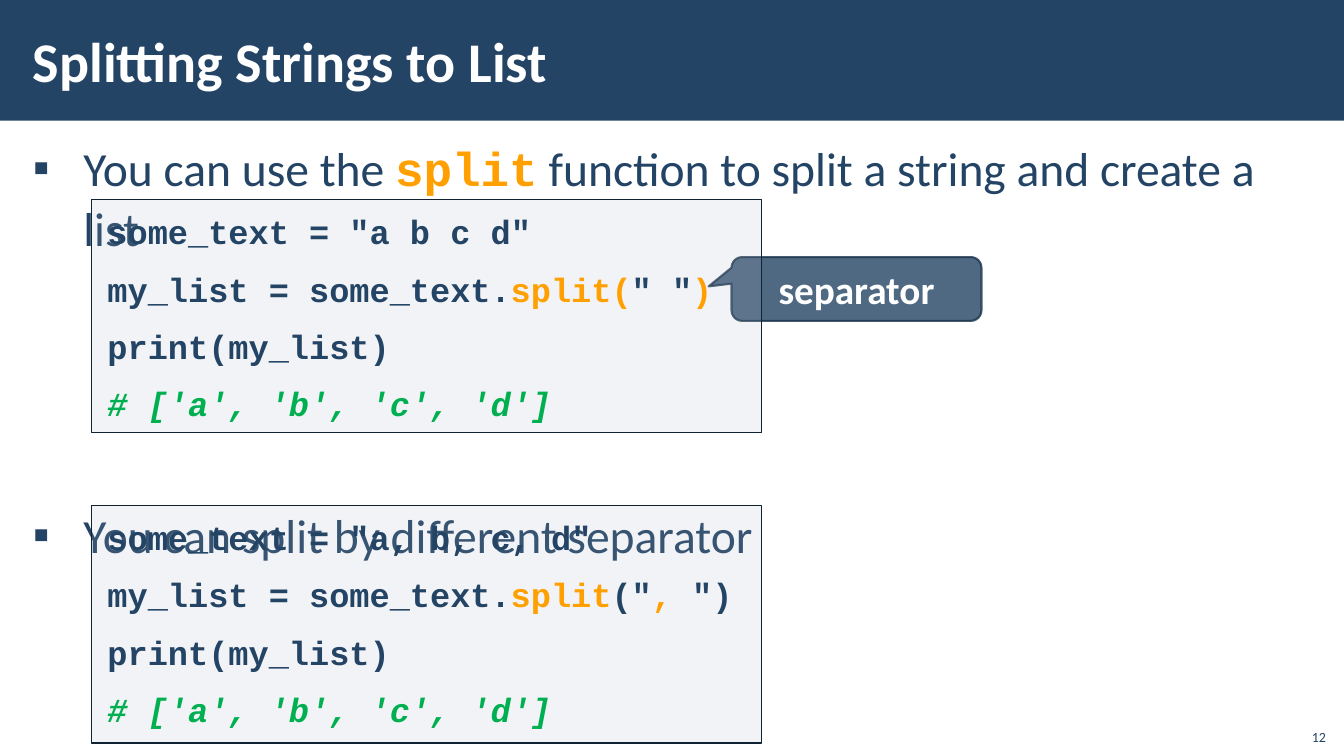
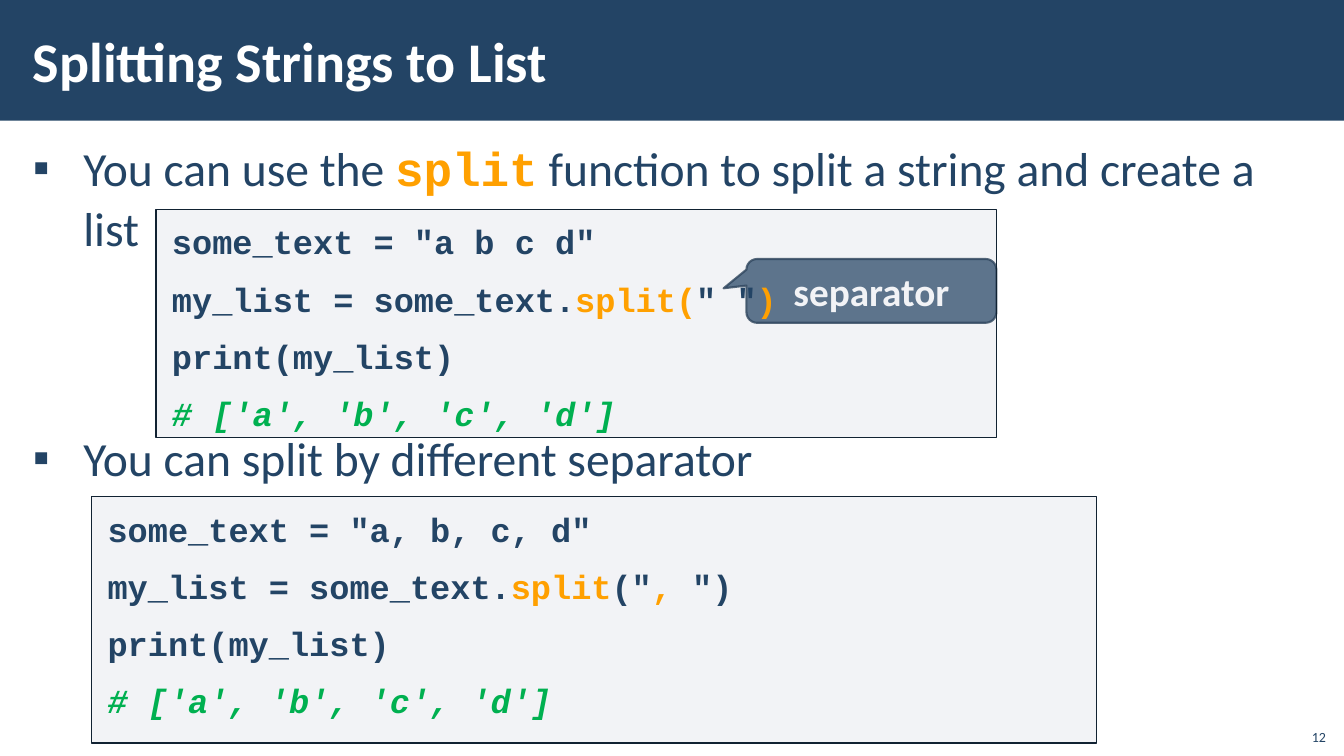
Before and after one commit to Orminis/softuni_python, a slide deck: slide 12 of 02.Fundamentals/03.Lists/03-Lists-Basics.pptx. Drawn at 1344x756 pixels with LibreOffice and Linux fonts; fonts in the diff are those of the drawing; background and template pictures are left out. Boxes give left, top, right and bottom in pixels: in the first picture for what was removed or moved away, otherwise in the second. Text is boxed around its words. In the diff, an @@ line names an element or a change of style, - is before the commit and + after.

```diff
--- a/02.Fundamentals/03.Lists/03-Lists-Basics.pptx
+++ b/02.Fundamentals/03.Lists/03-Lists-Basics.pptx
@@ text "You can use the split ..." rewrapped from (x1=83, y1=152, x2=1255, y2=565) to (x1=83, y1=152, x2=1255, y2=484) @@
@@ text "some_text = "a b c ..." resized from (x1=92, y1=200, x2=762, y2=433) to (x1=156, y1=210, x2=997, y2=439) @@
@@ rounded speech box "separator" moved from (x1=732, y1=257, x2=982, y2=321) to (x1=747, y1=259, x2=997, y2=323) @@
@@ rectangle "some_text = "a, b, c, ..." resized from (x1=92, y1=505, x2=762, y2=743) to (x1=92, y1=497, x2=1097, y2=743) @@
```
Also in this commit, not shown: 1 other slide changed, 6 other files.
